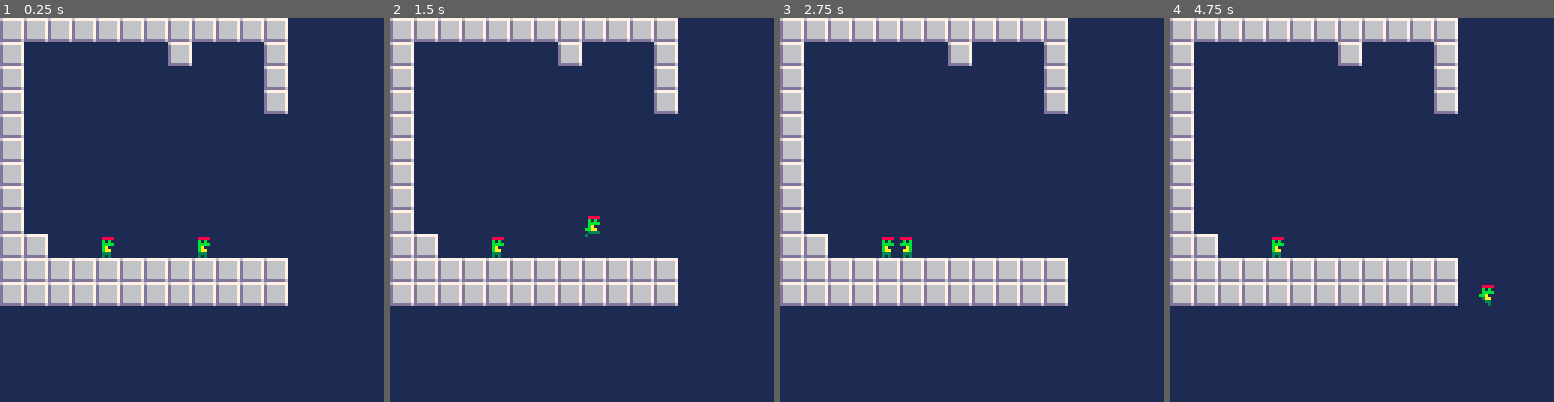
Above: before the commit, frames 1-4 (left to right).
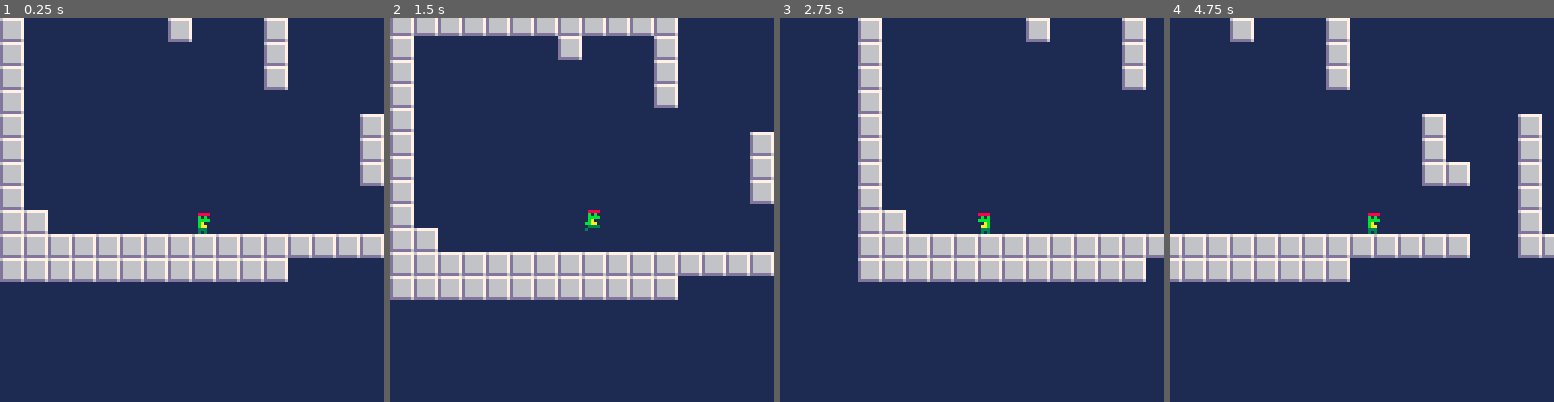
Above: after the commit, the same moments.

Repository: mwhatters/WriteWill
Game: PICO-8 cartridge WriteWill.p8
Two runs of this game, one before a commit and one after it. Both use one fixed random seed, a clock stepped at 60 frames per second and the inputs below.
Inputs:
- Up to frame 1 (0.25 s): no input
- Up to frame 2 (1.5 s): tap O (Z key) at 0.33, 0.7, 1.43 s; tap X (X key) at 1.07 s
- Up to frame 3 (2.75 s): hold Left 1.97-2.37 s; tap X (X key) at 2.07, 2.4, 2.73 s; tap O (Z key) at 2.22 s; hold Down from 2.42 s (still down)
- Up to frame 4 (4.75 s): release Down at 2.82 s; hold Right 2.87-3.53 s; tap X (X key) every 0.33 s from 3.07 to 4.73 s; tap O (Z key) at 3.1, 3.98 s; hold Up 3.58-4.08 s; hold Right 4.13-4.53 s; hold Down from 4.58 s (still down)

The runs differ from the first frame. In frame 1, 16% of the frame differs, in the area x 0-100%, y 0-75%; in frame 2, 13%; in frame 3, 28%; in frame 4, 26%.

Commit message:
sfx, walljump, tilesets

Diff:
--- a/WriteWill.p8
+++ b/WriteWill.p8
@@ -58,13 +58,13 @@
 0100000000000001000000010000000000000000000000000000000000000000000000000000000000000000000000000000000000000000000000000000000000000000000000000000000000000000000000000000000000000000000000000000000000000000000000000000000000000000000000000000000000000000
 0100000000000000000000010000000000000000000000000000000000000000000000000000000000000000000000000000000000000000000000000000000000000000000000000000000000000000000000000000000000000000000000000000000000000000000000000000000000000000000000000000000000000000
 0100000000000000000000010000000000000000000000000000000000000000000000000000000000000000000000000000000000000000000000000000000000000000000000000000000000000000000000000000000000000000000000000000000000000000000000000000000000000000000000000000000000000000
-0100000000000000000000000000000000000000000000000000000000000000000000000000000000000000000000000000000000000000000000000000000000000000000000000000000000000000000000000000000000000000000000000000000000000000000000000000000000000000000000000000000000000000
-0100000000000000000000000000000000000000000000000000000000000000000000000000000000000000000000000000000000000000000000000000000000000000000000000000000000000000000000000000000000000000000000000000000000000000000000000000000000000000000000000000000000000000
-0100000000000000000000000000000000000000000000000000000000000000000000000000000000000000000000000000000000000000000000000000000000000000000000000000000000000000000000000000000000000000000000000000000000000000000000000000000000000000000000000000000000000000
-0100000000000000000000000000000000000000000000000000000000000000000000000000000000000000000000000000000000000000000000000000000000000000000000000000000000000000000000000000000000000000000000000000000000000000000000000000000000000000000000000000000000000000
-0100000000000000000000000000000000000000000000000000000000000000000000000000000000000000000000000000000000000000000000000000000000000000000000000000000000000000000000000000000000000000000000000000000000000000000000000000000000000000000000000000000000000000
-0101000040000000000000000000000000000000000000000000000000000000000000000000000000000000000000000000000000000000000000000000000000000000000000000000000000000000000000000000000000000000000000000000000000000000000000000000000000000000000000000000000000000000
-0101010101010101010101010000000000000000000000000000000000000000000000000000000000000000000000000000000000000000000000000000000000000000000000000000000000000000000000000000000000000000000000000000000000000000000000000000000000000000000000000000000000000000
+0100000000000000000000000000000000000000000001010000000000000000000000000000000000000000000000000000000000000000000000000000000000000000000000000000000000000000000000000000000000000000000000000000000000000000000000000000000000000000000000000000000000000000
+0100000000000000000000000000000100000001000001010000000000000000000000000000000000000000000000000000000000000000000000000000000000000000000000000000000000000000000000000000000000000000000000000000000000000000000000000000000000000000000000000000000000000000
+0100000000000000000000000000000100000001000001010101000000000000000000000000000000000000000000000000000000000000000000000000000000000000000000000000000000000000000000000000000000000000000000000000000000000000000000000000000000000000000000000000000000000000
+0100000000000000000000000000000101000001000001010101010100000000000000000000000000000000000000000000000000000000000000000000000000000000000000000000000000000000000000000000000000000000000000000000000000000000000000000000000000000000000000000000000000000000
+0100000000000000000000000000000000000001000001010100000100000000000000000000000000000000000000000000000000000000000000000000000000000000000000000000000000000000000000000000000000000000000000000000000000000000000000000000000000000000000000000000000000000000
+0101000000000000000000000000000000000001000001010100000000000000000000000000000000000000000000000000000000000000000000000000000000000000000000000000000000000000000000000000000000000000000000000000000000000000000000000000000000000000000000000000000000000000
+0101010101010101010101010101010101000001010101010100000000000000000000000000000000000000000000000000000000000000000000000000000000000000000000000000000000000000000000000000000000000000000000000000000000000000000000000000000000000000000000000000000000000000
 0101010101010101010101010000000000000000000000000000000000000000000000000000000000000000000000000000000000000000000000000000000000000000000000000000000000000000000000000000000000000000000000000000000000000000000000000000000000000000000000000000000000000000
 
 
--- a/src/globals.lua
+++ b/src/globals.lua
@@ -8,7 +8,10 @@
      snare = 0,
      kick = 1,
      hat = 2,
-     drum_groove = 10
+     drum_groove = 10,
+     jump = 60,
+     wall_jump = 61,
+     foot_step = 62,
    },
  }
 
--- a/src/main.lua
+++ b/src/main.lua
@@ -6,6 +6,7 @@
   input:update()
   player:update()
   blocks:update()
+  camera(player.x - 64, player.y - 64)
 end
 
 function _draw()
@@ -13,7 +14,7 @@
   player:draw()
   blocks:draw()
   increment_t()
-  map(0,0,0,0,16,16)
+  map(0,0,0,0,128,32)
 end
 
 function increment_t()
--- a/src/player.lua
+++ b/src/player.lua
@@ -21,6 +21,8 @@
 
 player.gravity = 0.7
 player.on_ground = true
+player.previously_on_ground = false
+player.landing = false
 player.facing = 1
 
 player.t_jump_grace = 4
@@ -29,7 +31,15 @@
 player.var_jump_speed = 0
 
 function player.update(self)
-  on_ground = self:check_solid(0,1)
+  self.on_ground = self:check_solid(0,1)
+
+  -- landing
+  if self.on_ground and not self.previously_on_ground then
+    self.landing = true
+    sfx(audio.sounds.foot_step)
+  end
+
+  self.previously_on_ground = self.on_ground
 
   if input.move_x ~= 0 then
     self.facing = input.move_x
@@ -44,7 +54,7 @@
 
 function player.normal_update(self)
   local accel = 0.4
-  if on_ground then
+  if self.on_ground then
     accel = 0.7
   end
 
@@ -53,7 +63,7 @@
   self.speed_y += self.gravity
   self.speed_y = min(self.speed_y, self.fall_speed)
 
-  if on_ground then
+  if self.on_ground then
     self.t_jump_grace = 4
     self.t_jump_grace_y = self.y
   else
@@ -90,9 +100,10 @@
 function player.jump(self)
     input:consume_jump()
     self.speed_y = self.jump_speed
+    self.y = self.t_jump_grace_y
     self.t_var_jump = 3
     self.var_jump_speed = -3
-    self.y = self.t_jump_grace_y
+    sfx(audio.sounds.jump)
 end
 
 function player.wall_jump(self, dir)
@@ -100,7 +111,9 @@
   self.facing = dir
   self.speed_y = self.jump_speed
   self.speed_x = 2.5 * dir
-  -- self:move_x(dir)
+  self.t_var_jump = 3
+  self.var_jump_speed = -3
+  sfx(audio.sounds.wall_jump)
 end
 
 function player.walljump(self)
@@ -220,12 +233,19 @@
     end
   end
 
+  local current_frame = self.animation.a[self.animation_idx]
+  if self.animation == self.a_move then
+    if current_frame == 66 then
+      sfx(audio.sounds.foot_step)
+    end
+  end
+
   -- draw
-  spr(self.animation.a[self.animation_idx], self.x, self.y, 1, 1, self.facing ~= 1)
+  spr(current_frame, self.x, self.y, 1, 1, self.facing ~= 1)
 end
 
 function player.normal_animate(self)
-  if on_ground then
+  if self.on_ground then
     if abs(self.speed_x) > 0 then
       return self.a_move
     end
Not shown, changed: the sound effects (__sfx__) section of WriteWill.p8
